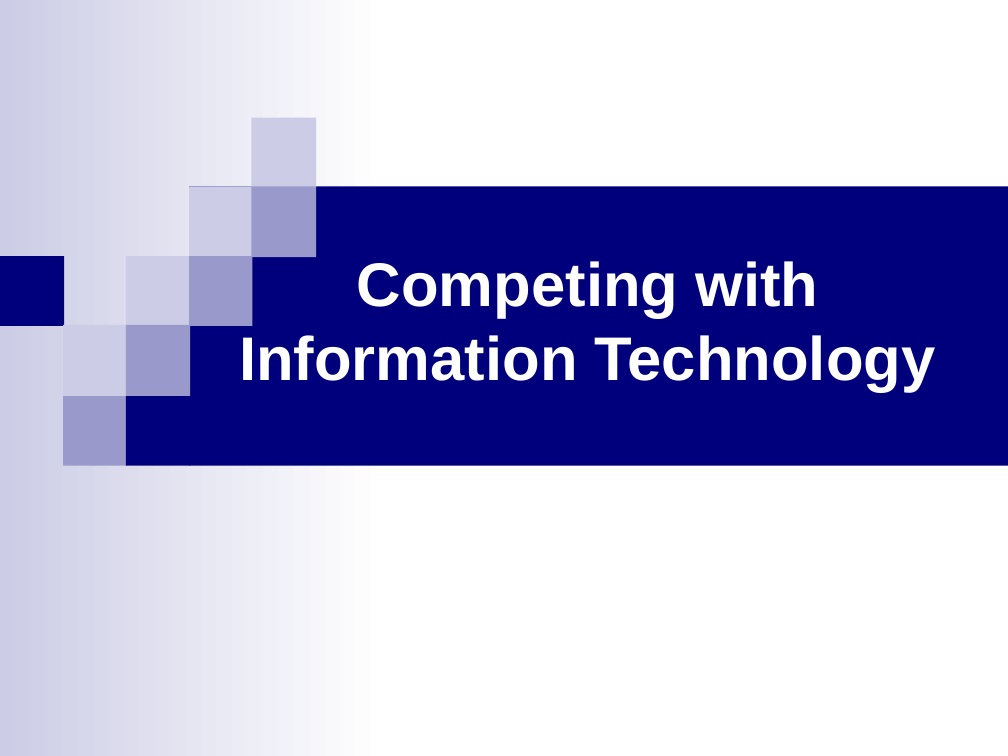
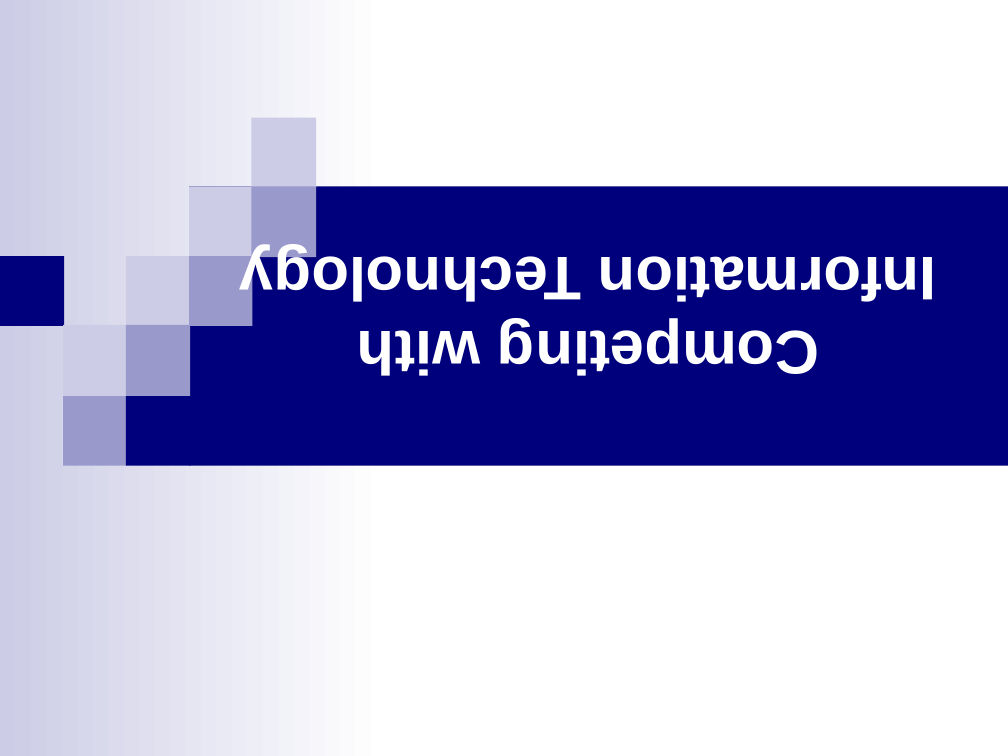
Before and after one commit to atiqahammed/6th-semester, a slide deck: slide 1 of 602-MI/Chap-02-Business-Challenges of IT.ppt. Drawn at 1008x756 pixels with LibreOffice and Linux fonts; fonts in the diff are those of the drawing. Boxes give left, top, right and bottom in pixels: in the first picture for what was removed or moved away, otherwise in the second. Text is boxed around its words. In the diff, an @@ line names an element or a change of style, - is before the commit and + after.

```diff
--- a/602-MI/Chap-02-Business-Challenges of IT.ppt
+++ b/602-MI/Chap-02-Business-Challenges of IT.ppt
@@ rectangle at (0,0,386,756): fill gradient #FFFFFF to #CCCCE6 to gradient #CCCCE6 to #FFFFFF @@
@@ title "Competing with Information Technology" at (239,251,937,376): rotation 0 to 180 degrees @@
```
Also in this commit, not shown: 21 other slides changed, 2 other files.
